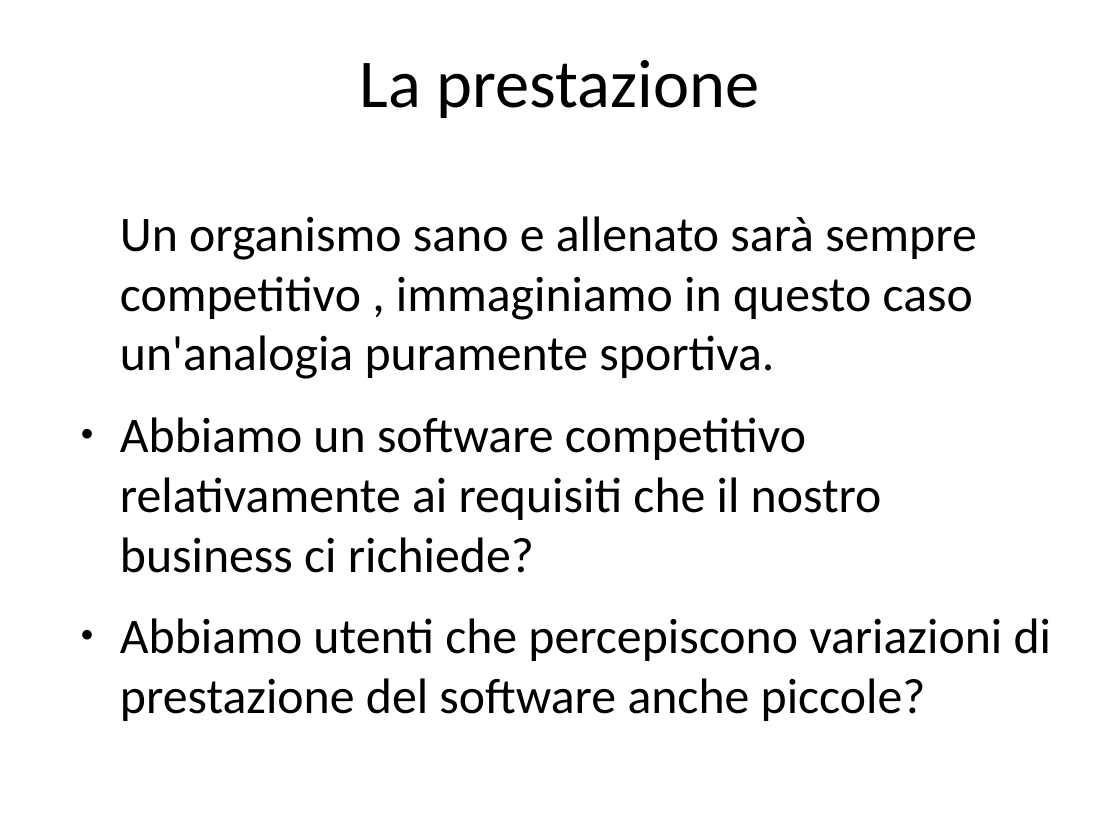
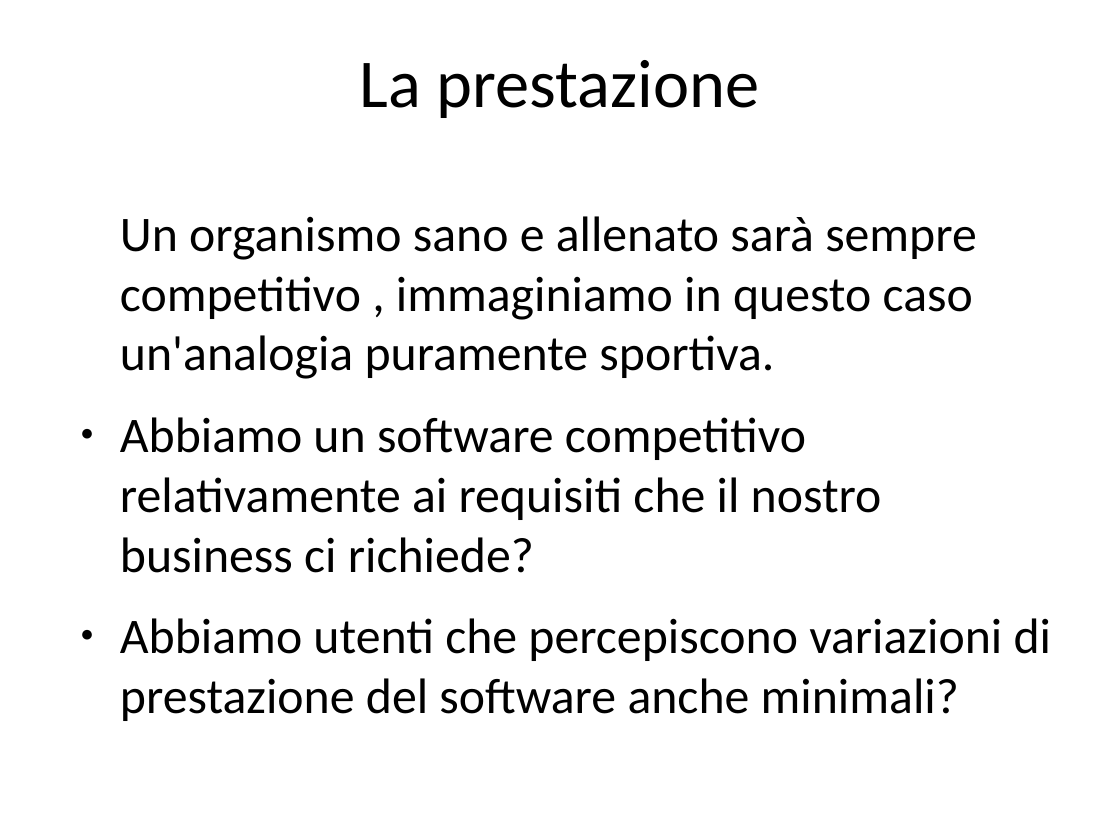
Before and after one commit to rramirez-tec-mx/Repo, a slide deck: slide 17 of La salute del software.odp (slide 16 before the commit). Drawn at 1120x840 pixels with LibreOffice and Linux fonts; fonts in the diff are those of the drawing. Boxes give left, top, right and bottom in pixels: in the first picture for what was removed or moved away, otherwise in the second. Text is boxed around its words. In the diff, an @@ line names an element or a change of style, - is before the commit and + after.

```diff
--- a/La salute del software.odp
+++ b/La salute del software.odp
@@ text at (120,618,1052,721): text changed @@
-● Abbiamo utenti che percepiscono variazioni di prestazione del software anche piccole?
+● Abbiamo utenti che percepiscono variazioni di prestazione del software anche minimali?
```
Also in this commit, not shown: 10 other slides changed, 16 slides added, 1 slide removed.
